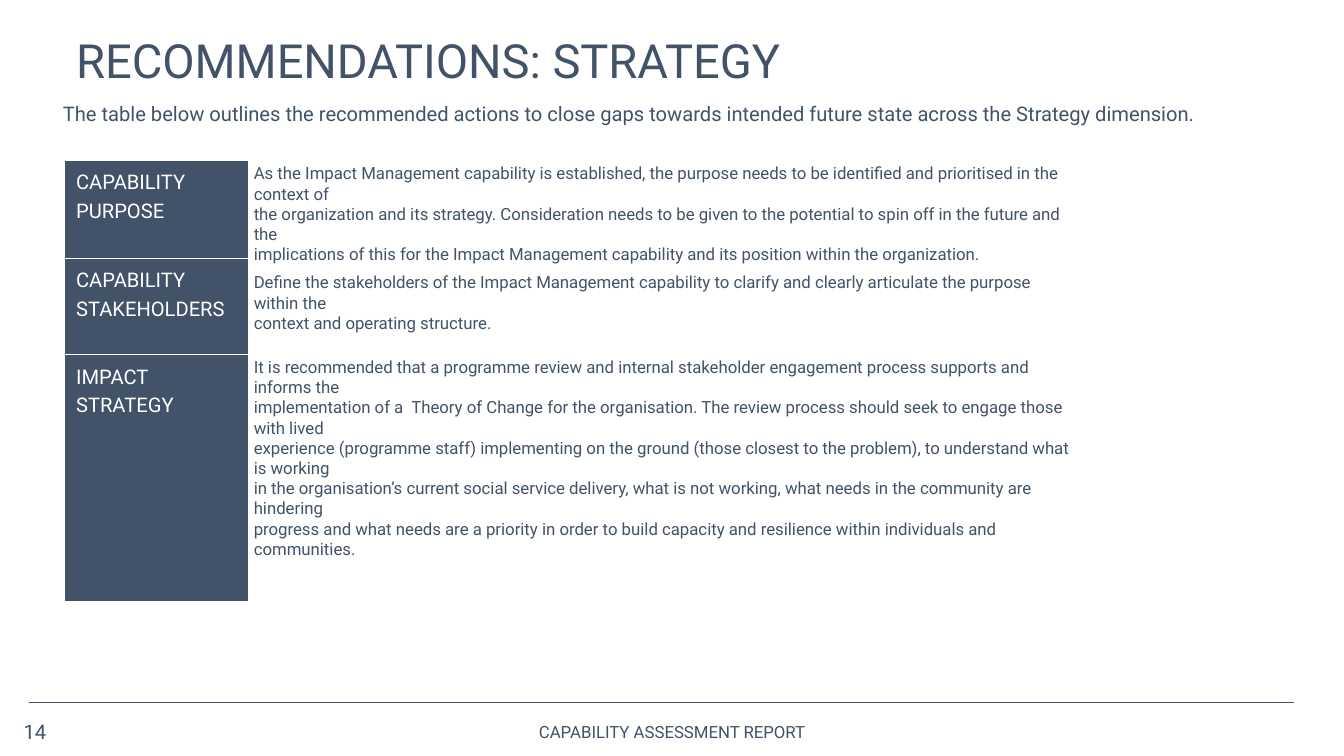
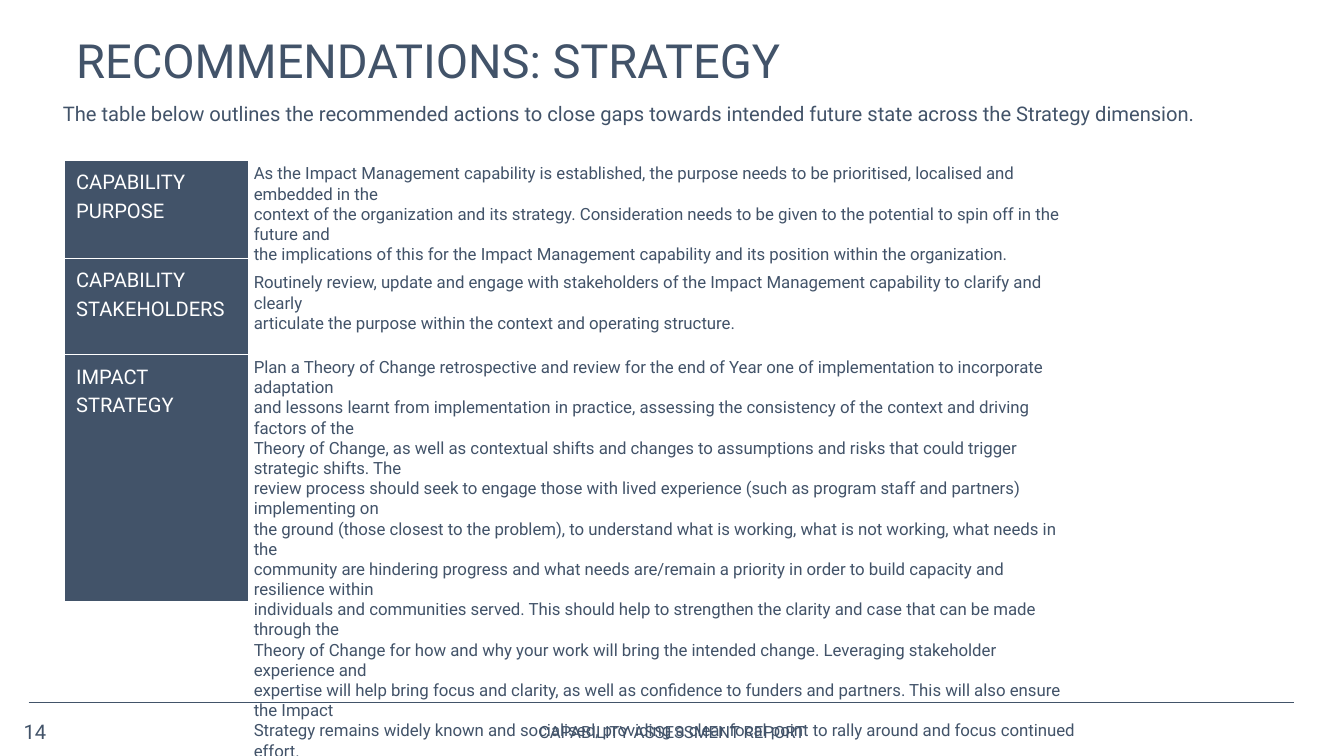
Before and after one commit to opus-meum/power-automate, a slide deck: slide 14 of Capability Assessment Report.pptx. Drawn at 1344x756 pixels with LibreOffice and Linux fonts; fonts in the diff are those of the drawing; background and template pictures are left out. Boxes give left, top, right and bottom in pixels: in the first picture for what was removed or moved away, otherwise in the second. Text is boxed around its words. In the diff, an @@ line names an element or a change of style, - is before the commit and + after.

```diff
--- a/Capability Assessment Report.pptx
+++ b/Capability Assessment Report.pptx
@@ text at (254,166,1059,264): text changed @@
-As the Impact Management capability is established, the purpose needs to be identified and prioritised in the context of
-the organization and its strategy. Consideration needs to be given to the potential to spin off in the future and the
-implications of this for the Impact Management capability and its position within the organization.
+As the Impact Management capability is established, the purpose needs to be prioritised, localised and embedded in the
+context of the organization and its strategy. Consideration needs to be given to the potential to spin off in the future and
+the implications of this for the Impact Management capability and its position within the organization.
@@ text at (254,275,1041,333): text changed @@
-Define the stakeholders of the Impact Management capability to clarify and clearly articulate the purpose within the
-context and operating structure.
+Routinely review, update and engage with stakeholders of the Impact Management capability to clarify and clearly
+articulate the purpose within the context and operating structure.
@@ text at (254,360,1075,740): text changed @@
-It is recommended that a programme review and internal stakeholder engagement process supports and informs the
-implementation of a Theory of Change for the organisation. The review process should seek to engage those with lived
-experience (programme staff) implementing on the ground (those closest to the problem), to understand what is working
-in the organisation’s current social service delivery, what is not working, what needs in the community are hindering
-progress and what needs are a priority in order to build capacity and resilience within individuals and communities.
+Plan a Theory of Change retrospective and review for the end of Year one of implementation to incorporate adaptation
+and lessons learnt from implementation in practice, assessing the consistency of the context and driving factors of the
+Theory of Change, as well as contextual shifts and changes to assumptions and risks that could trigger strategic shifts. The
+review process should seek to engage those with lived experience (such as program staff and partners) implementing on
+the ground (those closest to the problem), to understand what is working, what is not working, what needs in the
+community are hindering progress and what needs are/remain a priority in order to build capacity and resilience within
+individuals and communities served. This should help to strengthen the clarity and case that can be made through the
+Theory of Change for how and why your work will bring the intended change. Leveraging stakeholder experience and
+expertise will help bring focus and clarity, as well as confidence to funders and partners. This will also ensure the Impact
+Strategy remains widely known and socialised, providing a clear focal point to rally around and focus continued effort.
```
Also in this commit, not shown: 9 other slides changed, 19 other files.
